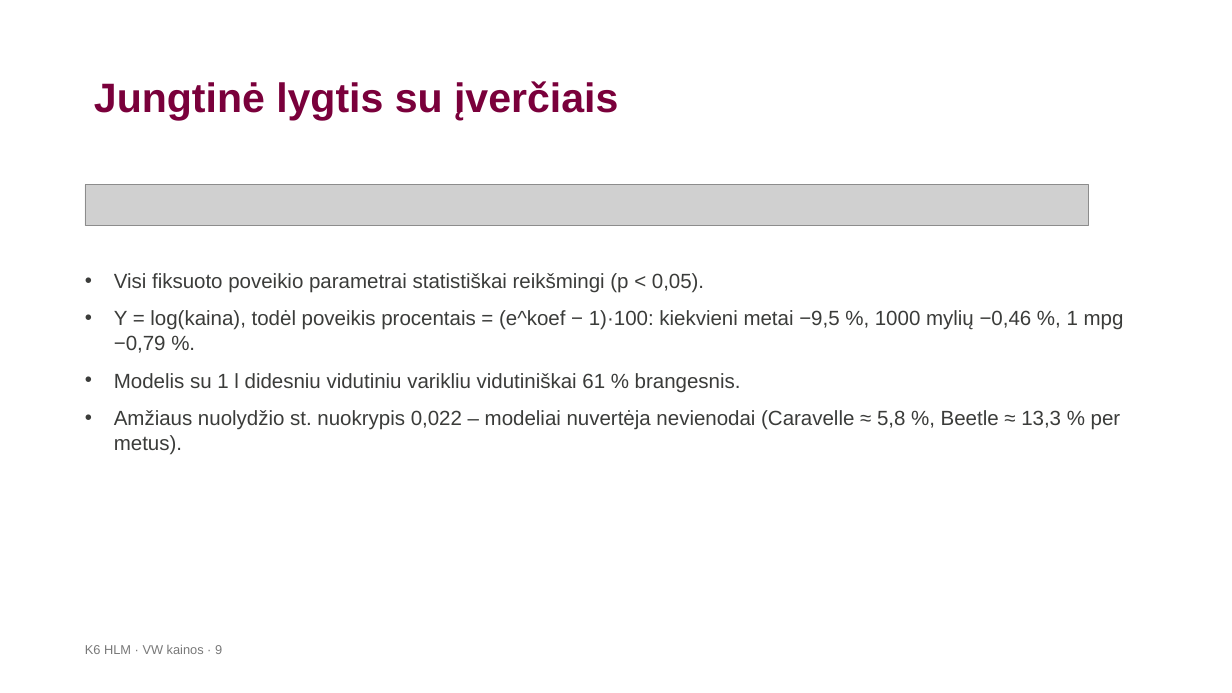
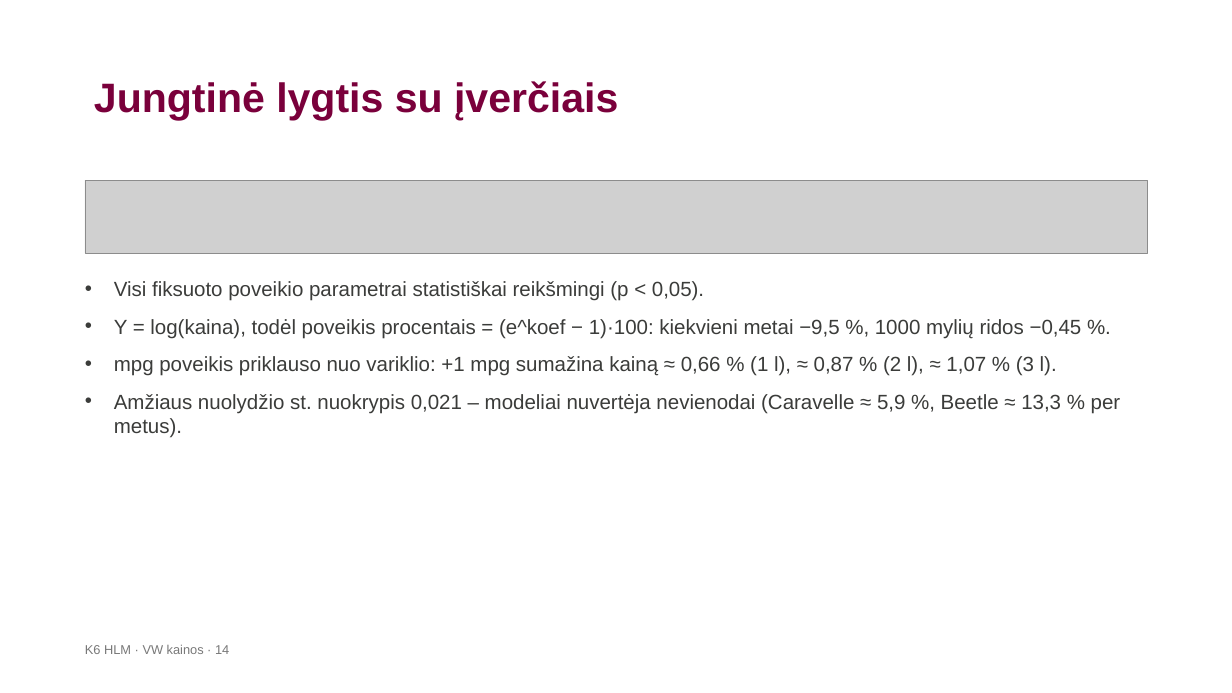
Before and after one commit to LidijaPu/K6, a slide deck: slide 14 of K6_HLM_VW_pristatymas.pptx (slide 9 before the commit). Drawn at 1232x693 pixels with LibreOffice and Linux fonts; fonts in the diff are those of the drawing; grey boxes stand for pictures; background and template pictures are left out. Boxes give left, top, right and bottom in pixels: in the first picture for what was removed or moved away, otherwise in the second. Text is boxed around its words. In the diff, an @@ line names an element or a change of style, - is before the commit and + after.

```diff
--- a/K6_HLM_VW_pristatymas.pptx
+++ b/K6_HLM_VW_pristatymas.pptx
@@ picture: place and size @@
-picture at <box>85,185,1089,226</box>
+picture at <box>85,180,1148,253</box>
@@ text "Visi fiksuoto poveikio parametrai statistiškai ...": place and size @@
-text "Visi fiksuoto poveikio parametrai statistiškai ..." at <box>114,273,1124,455</box>
+text "Visi fiksuoto poveikio parametrai statistiškai ..." at <box>114,281,1121,438</box>
@@ text at <box>114,319,1121,438</box>: text changed @@
-• Y = log(kaina), todėl poveikis procentais = (e^koef − 1)·100: kiekvieni metai −9,5 %, 1000 mylių −0,46 %, 1 mpg −0,79 %.
-• Modelis su 1 l didesniu vidutiniu varikliu vidutiniškai 61 % brangesnis.
-• Amžiaus nuolydžio st. nuokrypis 0,022 – modeliai nuvertėja nevienodai (Caravelle ≈ 5,8 %, Beetle ≈ 13,3 % per metus).
+• Y = log(kaina), todėl poveikis procentais = (e^koef − 1)·100: kiekvieni metai −9,5 %, 1000 mylių ridos −0,45 %.
+• mpg poveikis priklauso nuo variklio: +1 mpg sumažina kainą ≈ 0,66 % (1 l), ≈ 0,87 % (2 l), ≈ 1,07 % (3 l).
+• Amžiaus nuolydžio st. nuokrypis 0,021 – modeliai nuvertėja nevienodai (Caravelle ≈ 5,9 %, Beetle ≈ 13,3 % per metus).
@@ text at <box>85,644,229,654</box>: text changed @@
-K6 HLM · VW kainos · 9
+K6 HLM · VW kainos · 14
```
Also in this commit, not shown: 8 other slides changed, 1 slide added, 3 other files.
